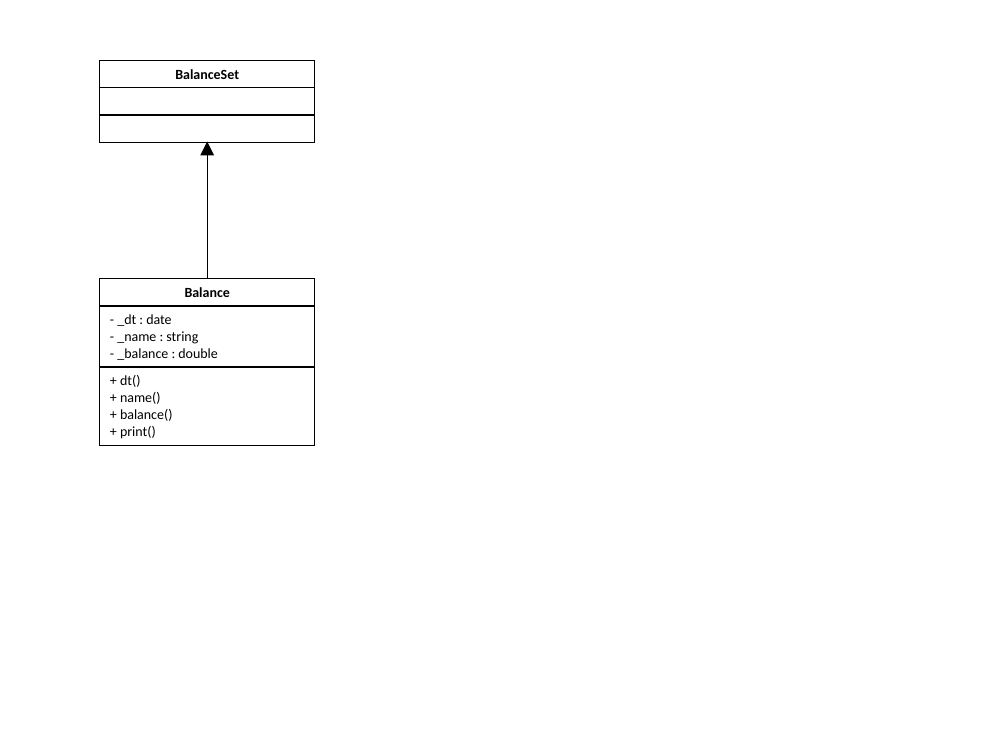
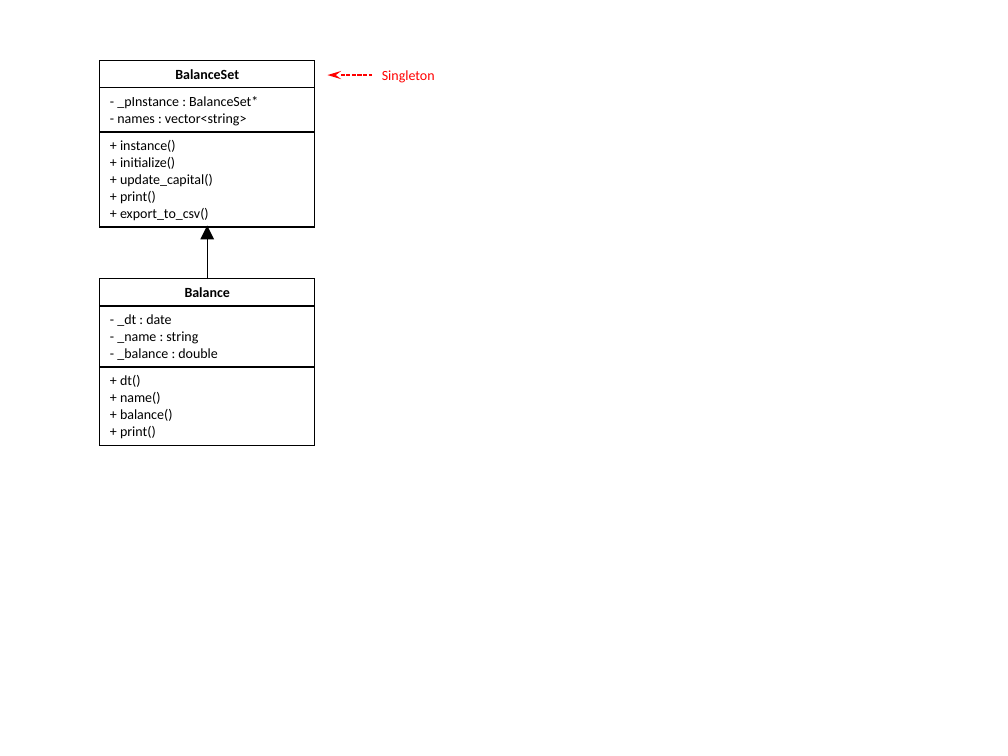
Before and after one commit to ljw2602/cppbacktester, a slide deck: slide 6 of UML.pptx. Drawn at 1008x756 pixels with LibreOffice and Linux fonts; fonts in the diff are those of the drawing. Boxes give left, top, right and bottom in pixels: in the first picture for what was removed or moved away, otherwise in the second. Text is boxed around its words. In the diff, an @@ line names an element or a change of style, - is before the commit and + after.

```diff
--- a/UML.pptx
+++ b/UML.pptx
@@ table at (100,60,314,225) @@
-row 2, column 1: 
+row 2, column 1: - _pInstance : BalanceSet* / - names : vector<string>
-row 3, column 1: 
+row 3, column 1: + instance() / + initialize() / + update_capital() / + print() / + export_to_csv()
@@ arrow added from (372, 75) to (328, 75), #FF0000 1 pt dashed @@
@@ text added at (382,70,435,83), 10 pt, text #FF0000 @@
+Singleton
@@ arrow moved from (208, 141) - (208, 279) to (208, 226) - (208, 279) @@
```
Also in this commit, not shown: 1 other slide changed, 23 other files.
